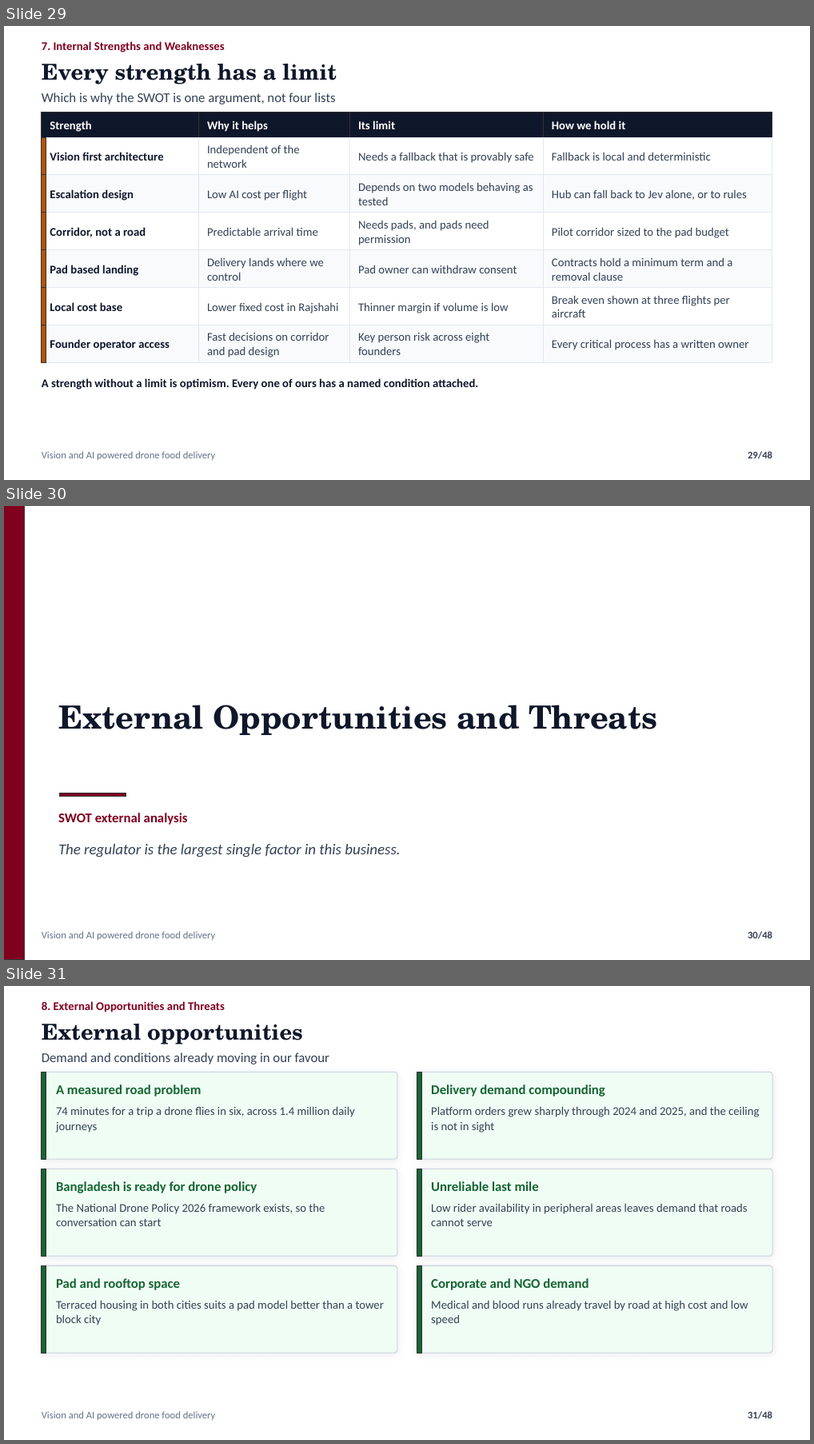
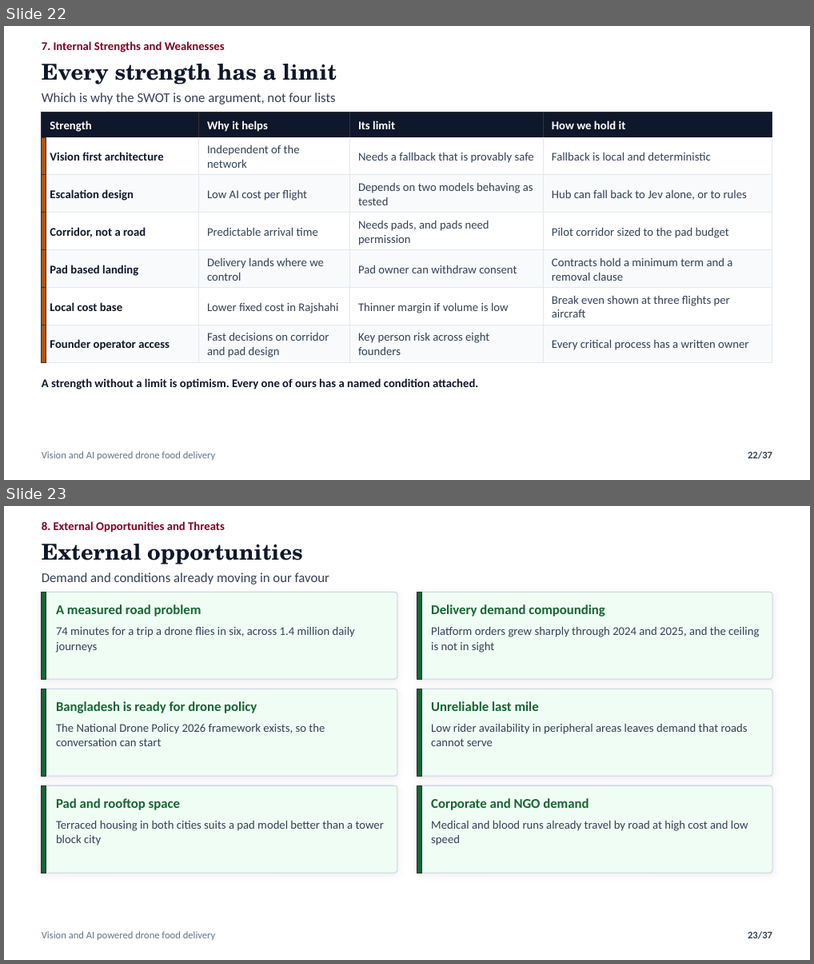
Before and after one commit to nafiskabbo/presentation-hum, a slide deck: output/AeroSetu_Group_Presentation-v1.pptx. Shown one above the other, each under a label of ours: slides 29, 30 and 31 before the commit, slides 22 and 23 after it. The pictures are 814x1444 and 814x964 pixels, drawn with LibreOffice and Linux fonts; fonts in the diff are those of the drawing. Boxes give left, top, right and bottom in pixels: in the first picture for what was removed or moved away, otherwise in the second. Text is boxed around its words. In the diff, an @@ line names an element or a change of style, - is before the commit and + after.

```diff
--- a/output/AeroSetu_Group_Presentation-v1.pptx
+++ b/output/AeroSetu_Group_Presentation-v1.pptx
@@ slide 30 removed at (x1=4, y1=506, x2=810, y2=960), background #FFFFFF @@
@@ rectangle removed at (x1=4, y1=506, x2=25, y2=960) @@
@@ text removed at (x1=58, y1=704, x2=658, y2=735) @@
-External Opportunities and Threats
@@ rectangle removed at (x1=60, y1=792, x2=126, y2=796) @@
@@ text removed at (x1=58, y1=812, x2=188, y2=824) @@
-SWOT external analysis
@@ text removed at (x1=58, y1=844, x2=400, y2=857) @@
-The regulator is the largest single factor in this business.
@@ text removed at (x1=42, y1=931, x2=216, y2=940) @@
-Vision and AI powered drone food delivery
@@ page number removed at (x1=748, y1=931, x2=773, y2=939) @@
-30/48
@@ what was slide 29 is now slide 22 @@
@@ page number at (x1=748, y1=451, x2=773, y2=459): text changed @@
-29/48
+22/37
@@ what was slide 31 is now slide 23 @@
@@ page number at (x1=748, y1=931, x2=773, y2=939): text changed @@
-31/48
+23/37
```
Also in this commit, not shown: 1 slide changed, 10 other slides removed, 4 other files.
